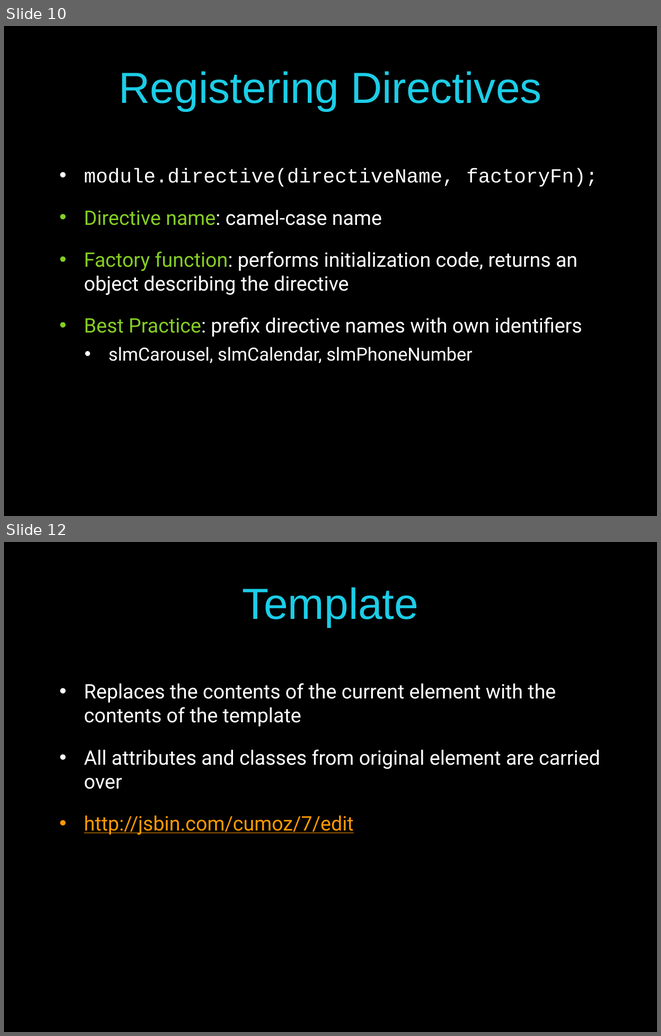
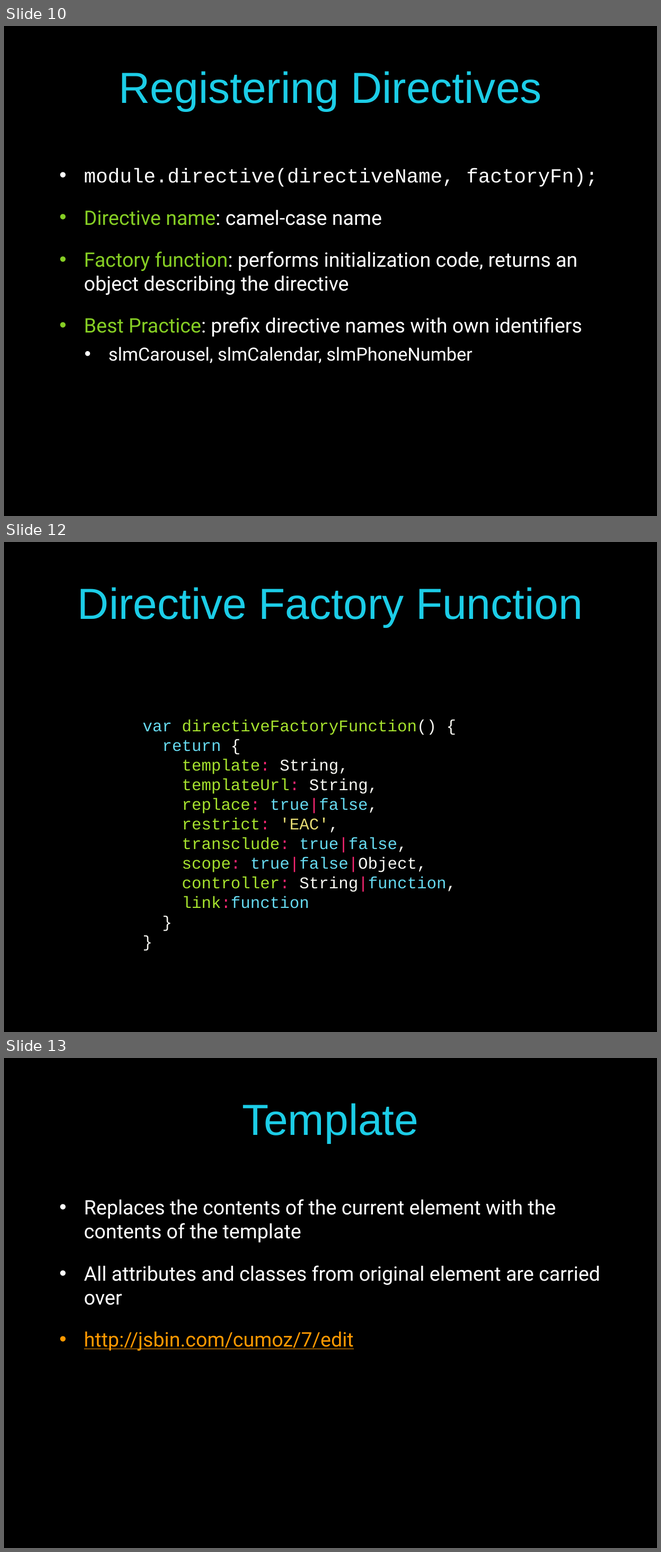
Before and after one commit to pmaccart/ng-bootcamp, a slide deck: slides/ng-bootcamp-day-4.pptx. Shown one above the other, each under a label of ours: slides 10 and 12 before the commit, slides 10, 12 and 13 after it; the slides between them are not shown. The pictures are 661x1036 and 661x1552 pixels, drawn with LibreOffice and Linux fonts; fonts in the diff are those of the drawing. Boxes give left, top, right and bottom in pixels: in the first picture for what was removed or moved away, otherwise in the second. Text is boxed around its words. In the diff, an @@ line names an element or a change of style, - is before the commit and + after.

```diff
--- a/slides/ng-bootcamp-day-4.pptx
+++ b/slides/ng-bootcamp-day-4.pptx
@@ slide 12 added at (4, 542, 657, 1032), background #000000 @@
@@ title added at (78, 587, 583, 627), 48 pt, text #1CCDE7 @@
+Directive Factory Function
@@ text added at (143, 720, 456, 908), 18 pt, text #A6E22E @@
+var directiveFactoryFunction() {
+return {
+template: String,
+templateUrl: String,
+replace: true|false,
+restrict: 'EAC',
+transclude: true|false,
+scope: true|false|Object,
+controller: String|function,
+link:function
+}
+}
@@ what was slide 12 is now slide 13 @@
```
Also in this commit, not shown: 3 slides changed.
